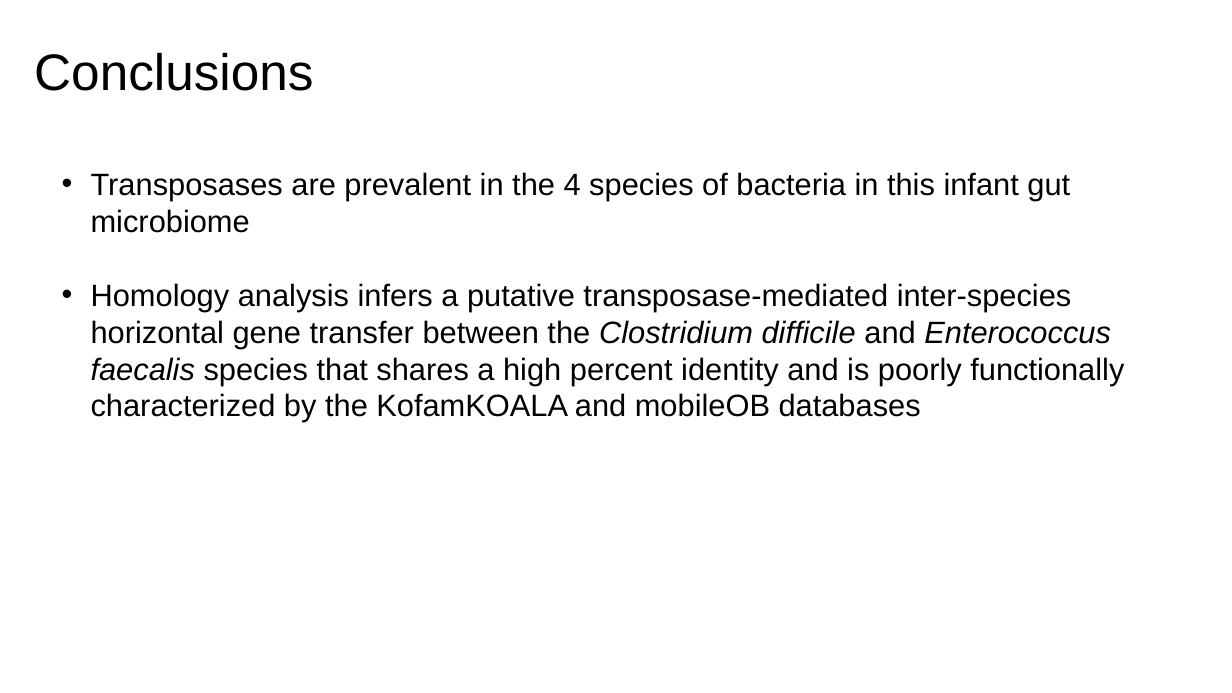
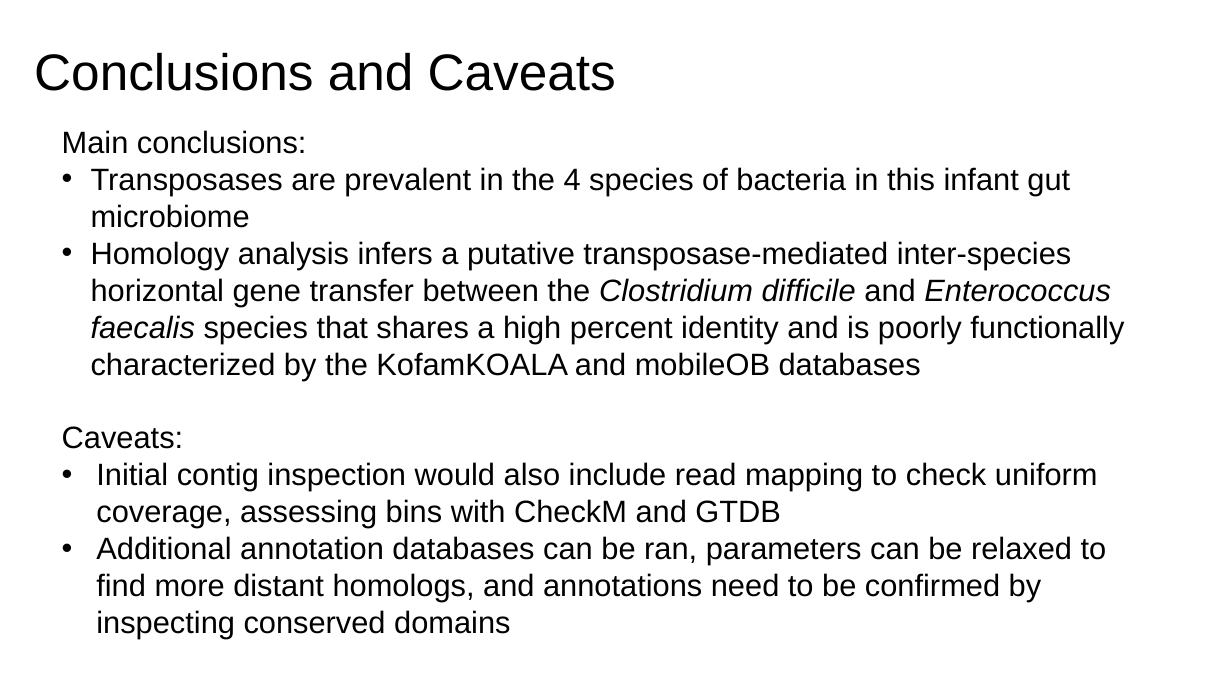
Before and after one commit to elizabethmcd/infant_gut_microbiome, a slide deck: slide 7 of slides/coding_assessment_slides.pptx. Drawn at 1232x693 pixels with LibreOffice and Linux fonts; fonts in the diff are those of the drawing. Boxes give left, top, right and bottom in pixels: in the first picture for what was removed or moved away, otherwise in the second. Text is boxed around its words. In the diff, an @@ line names an element or a change of style, - is before the commit and + after.

Commit message:
final update to slides

```diff
--- a/slides/coding_assessment_slides.pptx
+++ b/slides/coding_assessment_slides.pptx
@@ title at bbox=[34, 52, 616, 91]: text changed @@
-Conclusions
+Conclusions and Caveats
@@ text "Main conclusions:": place and size @@
-text "Main conclusions:" at bbox=[91, 172, 1124, 422]
+text "Main conclusions:" at bbox=[62, 130, 1124, 639]
@@ text at bbox=[62, 130, 306, 154]: paragraph added @@
+Main conclusions:
@@ text at bbox=[62, 426, 1107, 639]: paragraphs added @@
+Caveats:
+• Initial contig inspection would also include read mapping to check uniform coverage, assessing bins with CheckM and GTDB
+• Additional annotation databases can be ran, parameters can be relaxed to find more distant homologs, and annotations need to be confirmed by inspecting conserved domains
```
Also in this commit, not shown: 1 other file.
